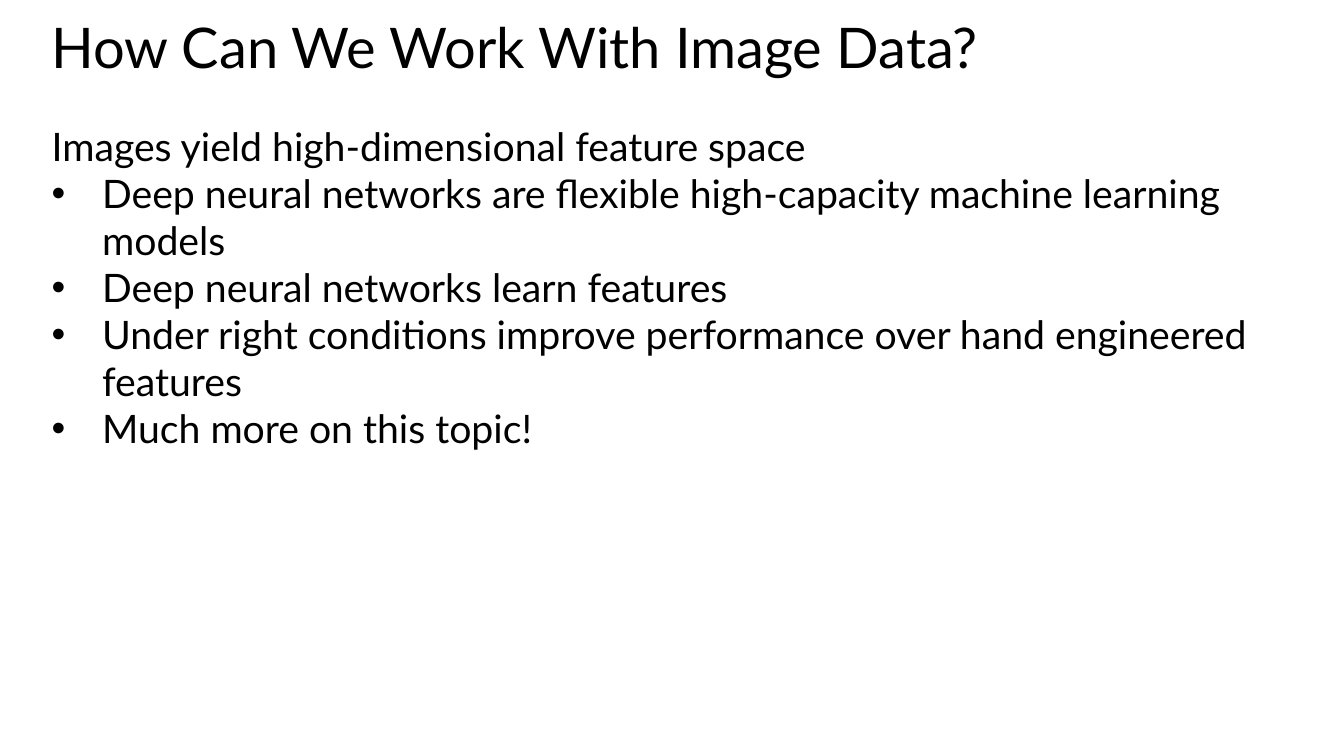
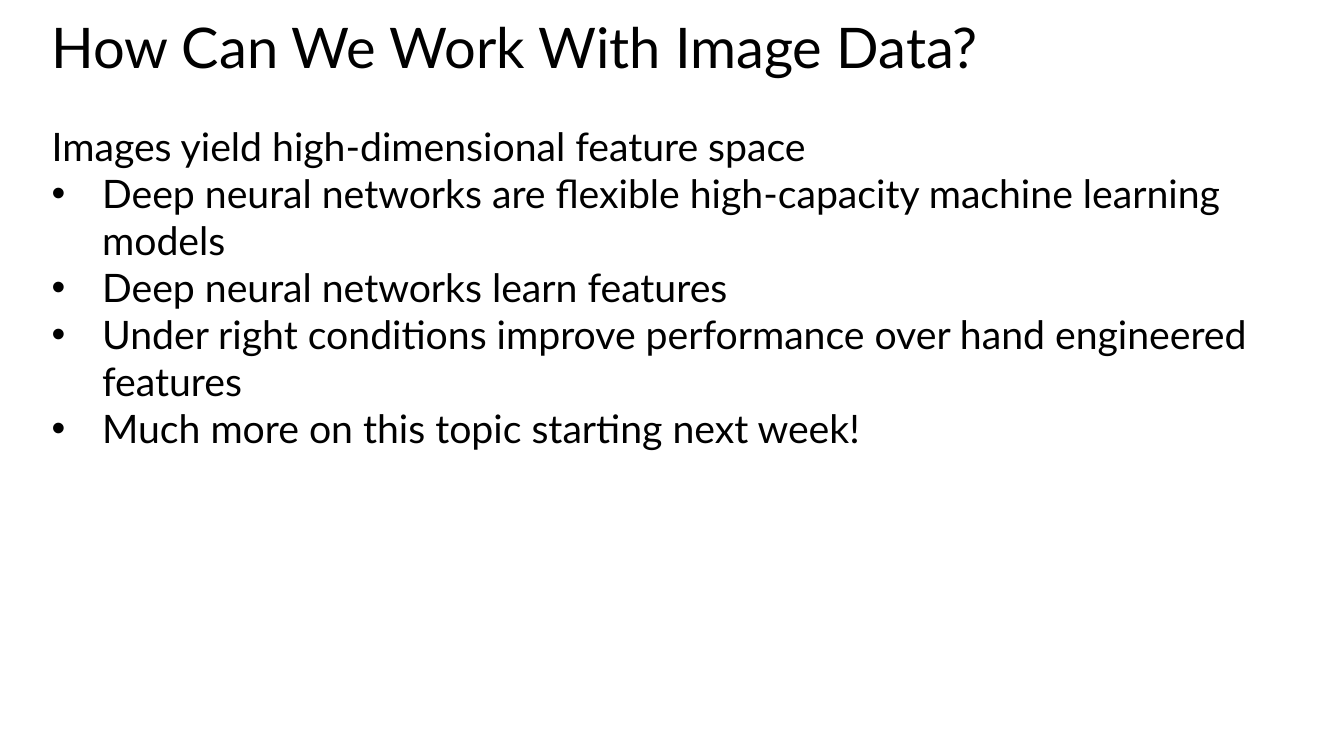
Before and after one commit to StephenElston/CSCI-E25, a slide deck: slide 19 of Slides/4_MachineLearningForCV.pptx. Drawn at 1344x756 pixels with LibreOffice and Linux fonts; fonts in the diff are those of the drawing. Boxes give left, top, right and bottom in pixels: in the first picture for what was removed or moved away, otherwise in the second. Text is boxed around its words. In the diff, an @@ line names an element or a change of style, - is before the commit and + after.

```diff
--- a/Slides/4_MachineLearningForCV.pptx
+++ b/Slides/4_MachineLearningForCV.pptx
@@ text at (x1=102, y1=414, x2=860, y2=450): text changed @@
-• Much more on this topic!
+• Much more on this topic starting next week!
```
Also in this commit, not shown: 5 other slides changed.
